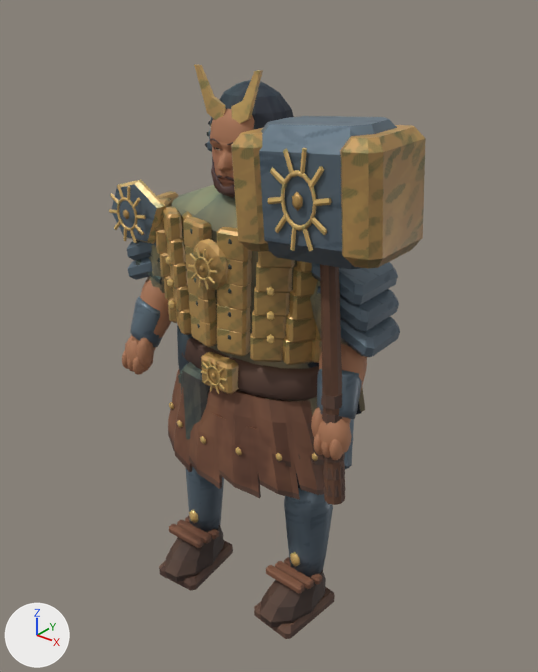
What one commit did to the glTF model public/assets/models/riku.glb.
One viewpoint serves both versions: a camera (50 mm lens) standing at (1.366, -1.618, 2.014) and looking at (-0.02, 0.114, 0.94). Arrows for +X, +Y and +Z are at lower left; the lights stay in place. The picture after the commit comes second. Vertices at exactly the same position are counted once.

Names of what the first picture shows: 'riku'.
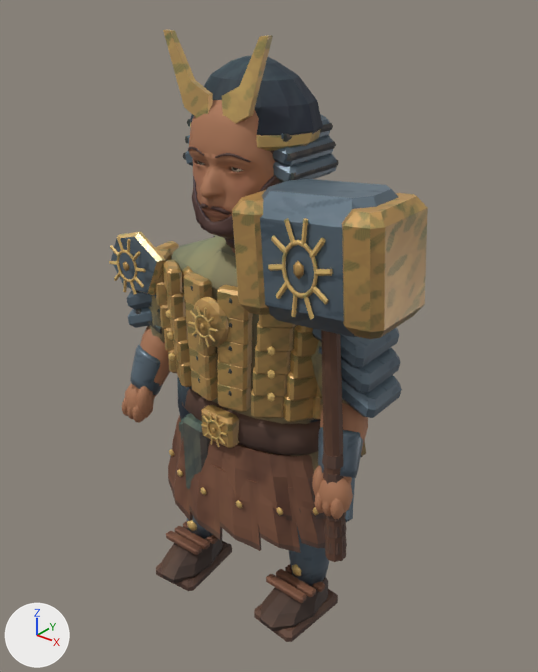
Diff of the bpy script that builds the scene:
```diff
--- a/public/assets/models/riku.glb.py
+++ b/public/assets/models/riku.glb.py
@@ me_riku_color_and_skin @@
 # used by ob_riku; location = (0.0, 0.0, 0.0)
-me_riku_color_and_skin.from_pydata(...)  # 9935 vertices, 18708 faces; spans x -0.56..0.58, y -0.25..0.5, z -0.01..1.8
+me_riku_color_and_skin.from_pydata(...)  # 9935 vertices, 18708 faces; spans x -0.59..0.6, y -0.26..0.52, z -0.01..1.88
+# me_riku_color_and_skin part 1: the loose piece of 12 vertices spanning x -0.21..-0.18, y -0.16..-0.14, z 1.08..1.11 is moved by (-0.01, -0.01, -0.18)
+# me_riku_color_and_skin part 2: the loose piece of 12 vertices spanning x -0.21..-0.18, y -0.16..-0.14, z 1.15..1.18 is moved by (-0.01, -0.01, -0.18)
+# me_riku_color_and_skin part 3: the loose piece of 12 vertices spanning x -0.21..-0.18, y -0.16..-0.14, z 1.22..1.25 is moved by (-0.01, -0.01, -0.18)
+# me_riku_color_and_skin part 4: the loose piece of 12 vertices spanning x 0.18..0.21, y -0.16..-0.14, z 1.08..1.11 is moved by (0.01, -0.01, -0.18)
+# me_riku_color_and_skin part 5: the loose piece of 12 vertices spanning x 0.18..0.21, y -0.16..-0.14, z 1.15..1.18 is moved by (0.01, -0.01, -0.18)
+# me_riku_color_and_skin part 6: the loose piece of 12 vertices spanning x 0.18..0.21, y -0.16..-0.14, z 1.22..1.25 is moved by (0.01, -0.01, -0.18)
+# me_riku_color_and_skin part 7: the loose piece of 12 vertices spanning x -0.18..-0.12, y -0.12..-0.1, z 1.32..1.39 is moved by (-0.01, 0.0, -0.17)
+# me_riku_color_and_skin part 8: the loose piece of 96 vertices spanning x -0.03..0.03, y -0.18, z 0.89..0.96 is moved by (0.0, -0.01, -0.19)
+# me_riku_color_and_skin part 9: the loose piece of 96 vertices spanning x -0.03..0.03, y -0.21, z 1.24..1.31 is moved by (0.0, -0.01, -0.17)
+# me_riku_color_and_skin part 10: the loose piece of 96 vertices spanning x -0.41..-0.32, y -0.15..-0.14, z 1.3..1.4 is moved by (-0.01, -0.01, -0.17)
+# me_riku_color_and_skin part 11: the loose piece of 10 vertices spanning x 0.03..0.05, y -0.21..-0.2, z 1.27..1.28 is moved by (0.0, -0.01, -0.17)
+# me_riku_color_and_skin part 12: the loose piece of 10 vertices spanning x 0.02..0.04, y -0.21..-0.2, z 1.29..1.32 is moved by (0.0, -0.01, -0.17)
+# me_riku_color_and_skin part 13: the loose piece of 10 vertices spanning x 0.01..0.02, y -0.21..-0.2, z 1.3..1.34 is moved by (0.0, -0.01, -0.17)
+# me_riku_color_and_skin part 14: 9408 of 9935 vertices moved; they spanned x -0.56..0.58, y -0.25..0.5, z -0.01..1.8 and now span x -0.59..0.6, y -0.26..0.52, z -0.01..1.88; mean shift (0.0, -0.01, -0.13); largest move (0.08, 0.45, 0.49) -> (0.08, 0.47, 0.29)
+# me_riku_color_and_skin part 15: 7418 kept faces spanning x -0.59..0.6, y -0.26..0.52, z -0.01..1.88 get new vertex colours
+# other edits to the shape of me_riku_color_and_skin do not show in these pictures
 me_riku_color_and_skin.materials.append(mat_painted_metal_edges__textile_and_clay)
```

Changed parts and their boxes [x1, y1, x2, y2] in the pictures (538 x 672 px; the box of a moved part takes in the faces that stretch with it):
'riku', reshaped (7% taller): before [109, 64, 426, 639]; after [109, 29, 428, 642]
part 1 of me_riku_color_and_skin, moved or reshaped: before [168, 300, 176, 309]; after [168, 353, 176, 361]
part 2 of me_riku_color_and_skin, moved or reshaped: before [167, 278, 174, 287]; after [167, 331, 174, 340]
part 3 of me_riku_color_and_skin, moved or reshaped: before [165, 256, 171, 265]; after [166, 310, 171, 318]
part 4 of me_riku_color_and_skin, moved or reshaped: before [267, 334, 275, 344]; after [267, 393, 275, 402]
part 5 of me_riku_color_and_skin, moved or reshaped: before [267, 311, 275, 321]; after [267, 370, 275, 379]
part 6 of me_riku_color_and_skin, moved or reshaped: before [267, 287, 275, 297]; after [267, 346, 276, 356]
part 7 of me_riku_color_and_skin, moved or reshaped: before [181, 211, 192, 228]; after [182, 266, 193, 283]
part 8 of me_riku_color_and_skin, moved or reshaped: before [206, 366, 221, 386]; after [207, 420, 221, 440]
part 9 of me_riku_color_and_skin, moved or reshaped: before [194, 257, 210, 280]; after [195, 315, 211, 338]
part 10 of me_riku_color_and_skin, moved or reshaped: before [117, 197, 137, 231]; after [117, 250, 137, 282]
part 11 of me_riku_color_and_skin, moved or reshaped: before [209, 270, 217, 273]; after [209, 328, 218, 332]
part 12 of me_riku_color_and_skin, moved or reshaped: before [207, 258, 213, 265]; after [208, 317, 214, 323]
part 13 of me_riku_color_and_skin, moved or reshaped: before [203, 249, 206, 260]; after [203, 308, 206, 317]
part 14 of me_riku_color_and_skin, moved or reshaped: before [112, 80, 421, 639]; after [111, 57, 424, 642]
part 15 of me_riku_color_and_skin, recoloured: before [109, 64, 426, 622]; after [109, 29, 428, 627]
